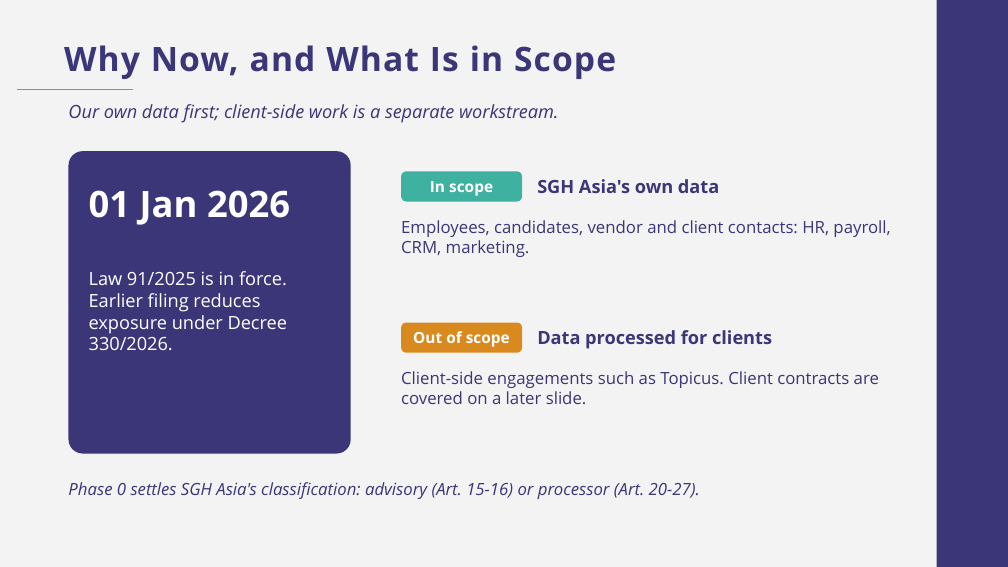
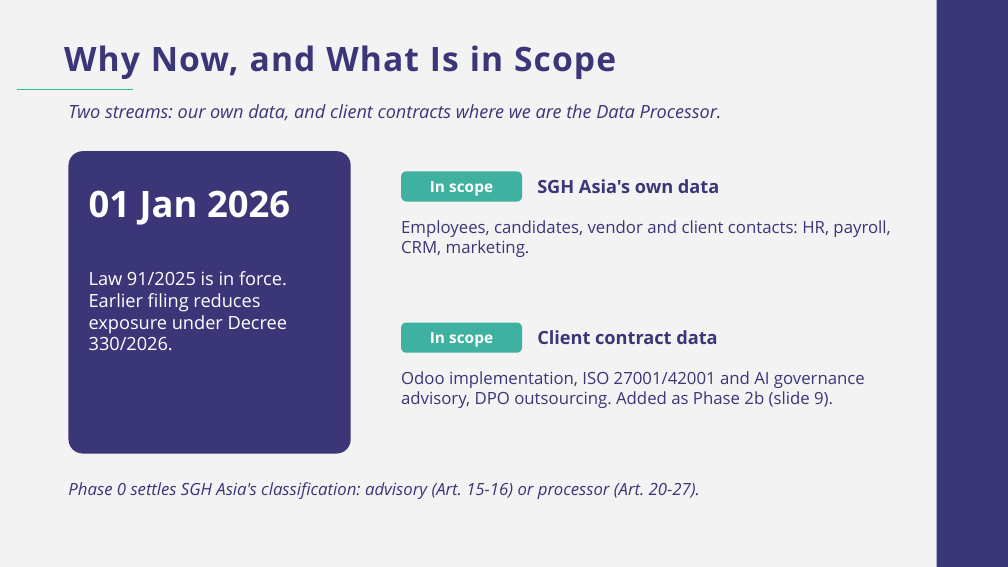
Before and after one commit to tranmyphuc/docs, a slide deck: slide 3 of SGH_Asia_PDPL_BOD_Deck.pptx. Drawn at 1008x567 pixels with LibreOffice and Linux fonts; fonts in the diff are those of the drawing; background and template pictures are left out. Boxes give left, top, right and bottom in pixels: in the first picture for what was removed or moved away, otherwise in the second. Text is boxed around its words. In the diff, an @@ line names an element or a change of style, - is before the commit and + after.

```diff
--- a/SGH_Asia_PDPL_BOD_Deck.pptx
+++ b/SGH_Asia_PDPL_BOD_Deck.pptx
@@ text at <box>68,104,722,121</box>: text changed @@
-Our own data first; client-side work is a separate workstream.
+Two streams: our own data, and client contracts where we are the Data Processor.
@@ rounded rectangle "In scope" at <box>401,323,522,353</box>: fill #D98A1F to #3FB1A0 @@
@@ text in rounded rectangle at <box>430,332,493,347</box>: text changed @@
-Out of scope
+In scope
@@ text at <box>537,330,717,344</box>: text changed @@
-Data processed for clients
+Client contract data
@@ text at <box>401,371,865,408</box>: text changed @@
-Client-side engagements such as Topicus. Client contracts are covered on a later slide.
+Odoo implementation, ISO 27001/42001 and AI governance advisory, DPO outsourcing. Added as Phase 2b (slide 9).
```
Also in this commit, not shown: 1 other slide changed.
